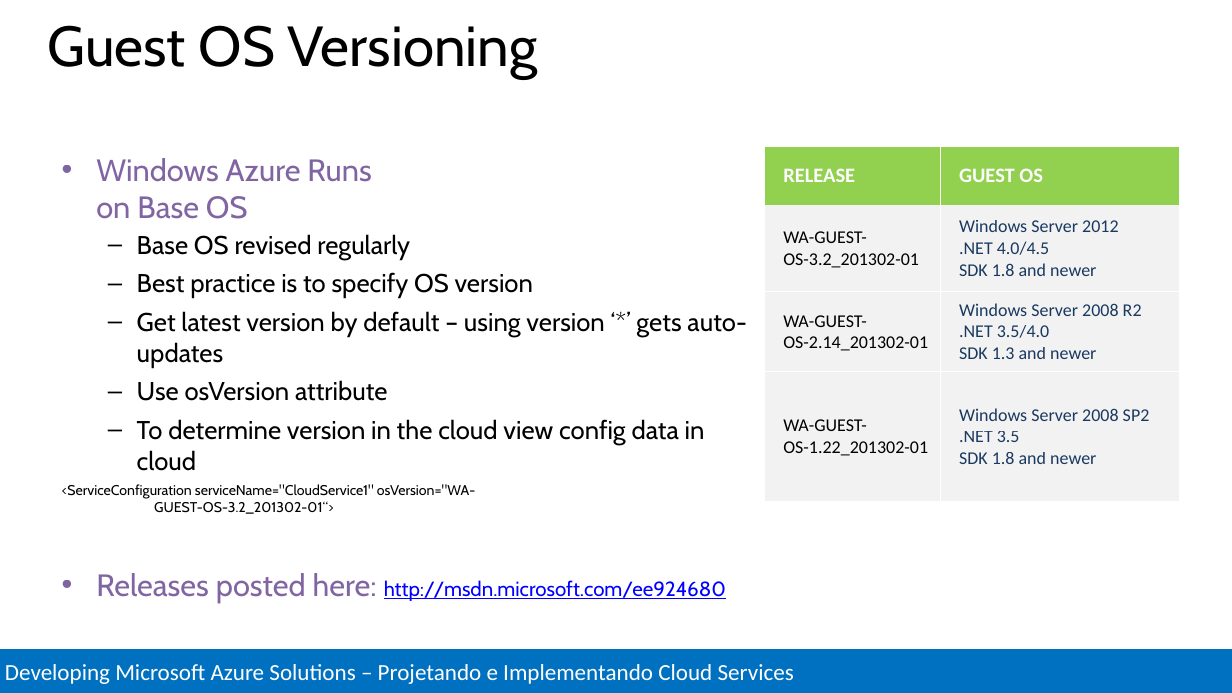
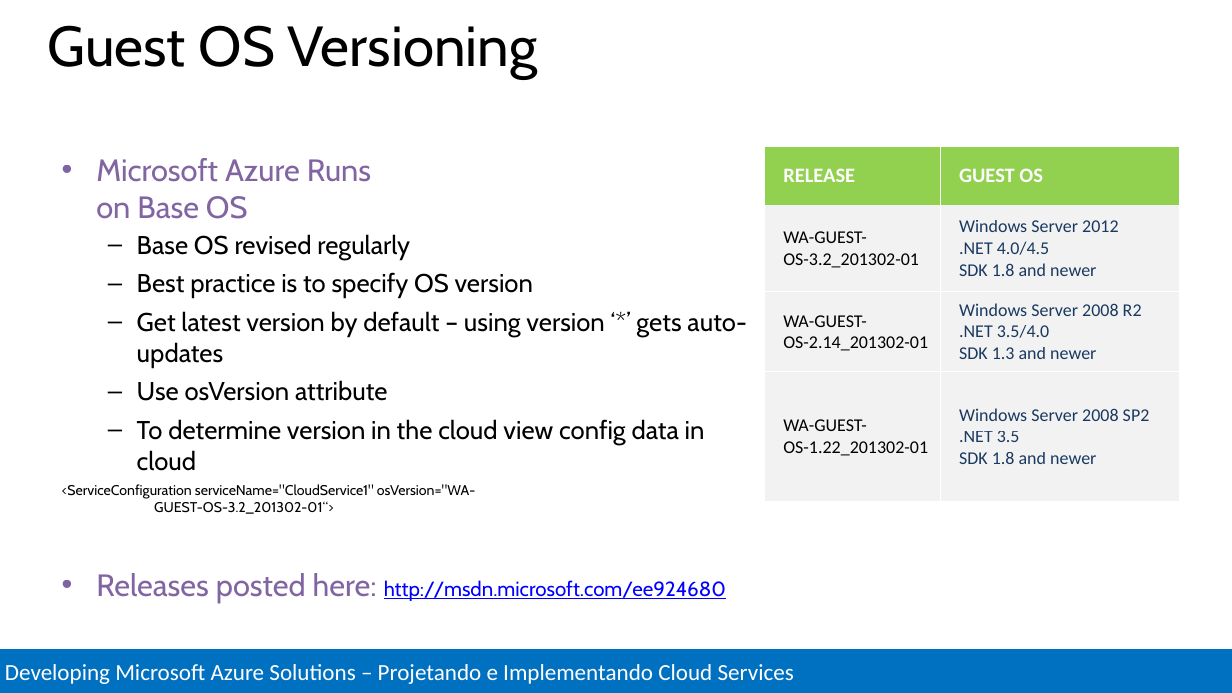
Before and after one commit to Evilazaro/MCSDAzureTraining, a slide deck: slide 35 of Design and Implement Cloud Services/Design and Implement Cloud Services.pptx (slide 36 before the commit). Drawn at 1232x693 pixels with LibreOffice and Linux fonts; fonts in the diff are those of the drawing. Boxes give left, top, right and bottom in pixels: in the first picture for what was removed or moved away, otherwise in the second. Text is boxed around its words. In the diff, an @@ line names an element or a change of style, - is before the commit and + after.

```diff
--- a/Design and Implement Cloud Services/Design and Implement Cloud Services.pptx
+++ b/Design and Implement Cloud Services/Design and Implement Cloud Services.pptx
@@ text at bbox=[96, 158, 371, 219]: text changed @@
-• Windows Azure Runs
-  on Base OS
+• Microsoft Azure Runs
+  on Base OS
```
Also in this commit, not shown: 21 other slides changed, 1 slide added, 2 slides removed.
